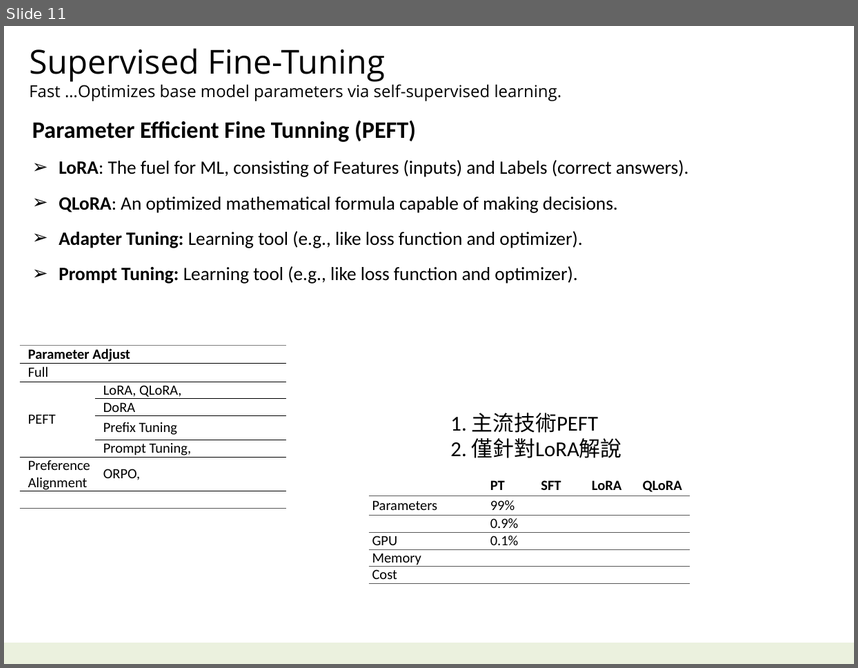
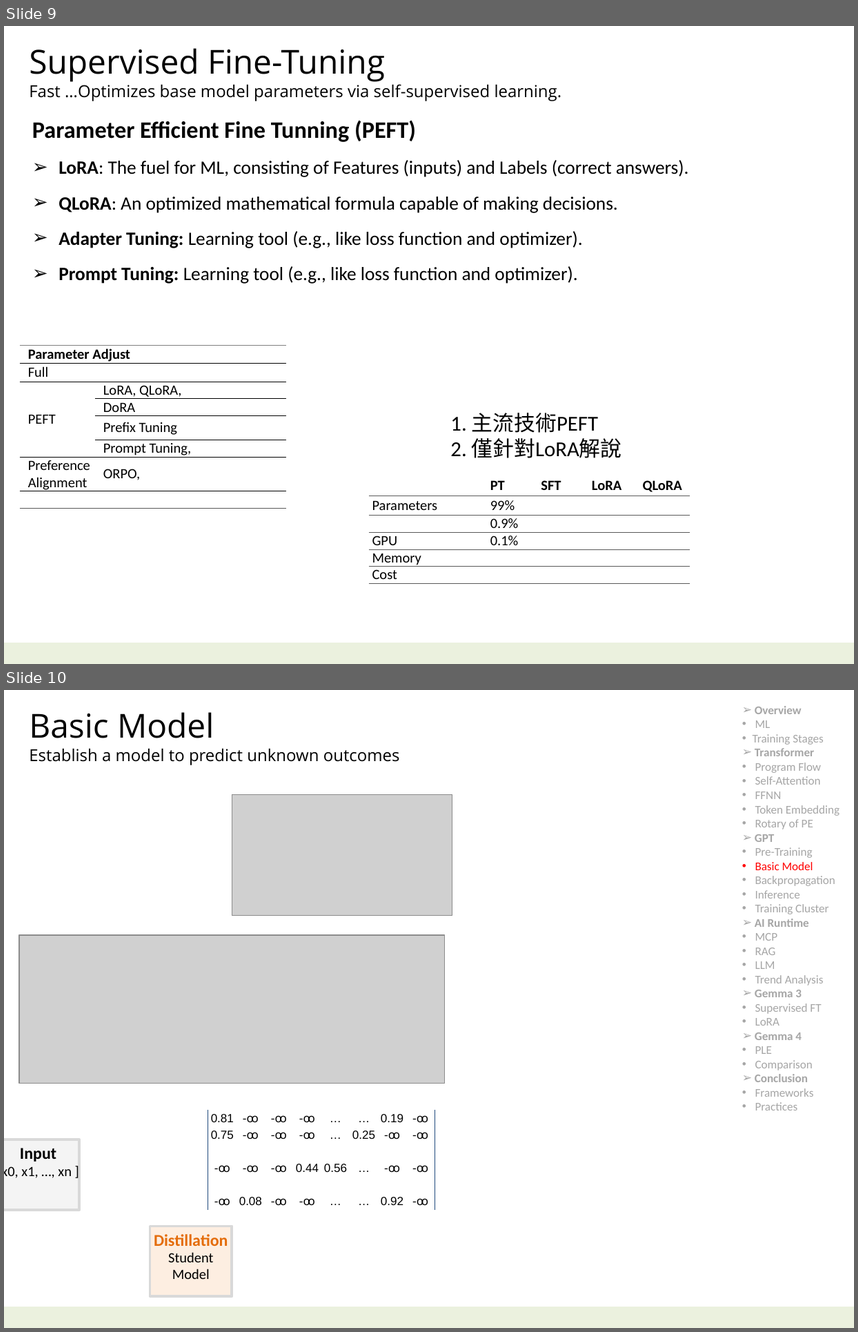
Before and after one commit to navibator/crazy-ai, a slide deck: ai-gemma.pptx. Shown one above the other, each under a label of ours: slide 11 before the commit, slides 9 and 10 after it. The pictures are 858x668 and 858x1332 pixels, drawn with LibreOffice and Linux fonts; fonts in the diff are those of the drawing; grey boxes stand for pictures. Boxes give left, top, right and bottom in pixels: in the first picture for what was removed or moved away, otherwise in the second. Text is boxed around its words. In the diff, an @@ line names an element or a change of style, - is before the commit and + after.

```diff
--- a/ai-gemma.pptx
+++ b/ai-gemma.pptx
@@ slide 10 added at (x1=4, y1=690, x2=854, y2=1328), background #FFFFFF; not listed: 1 template element that a slide beside it also shows @@
@@ text added at (x1=753, y1=706, x2=840, y2=1110), 10 pt, text #A6A6A6 @@
+➢ Overview
+      • ML
+    • Training Stages
+➢ Transformer
+    • Program Flow
+    • Self-Attention
+    • FFNN
+    • Token Embedding
+    • Rotary of PE
+➢ GPT
+    • Pre-Training
+    • Basic Model
+    • Backpropagation
+    • Inference
+    • Training Cluster
+➢ AI Runtime
+    • MCP
+    • RAG
+    • LLM
+    • Trend Analysis
+➢ Gemma 3
+    • Supervised FT
+    • LoRA
+➢ Gemma 4
+    • PLE
+    • Comparison
+➢ Conclusion
+    • Frameworks
+    • Practices
@@ text added at (x1=29, y1=712, x2=400, y2=765), 14 pt, text #000000 @@
+Basic Model
+Establish a model to predict unknown outcomes
@@ picture added at (x1=232, y1=795, x2=452, y2=915) @@
@@ picture added at (x1=19, y1=935, x2=445, y2=1083) @@
@@ table added at (x1=208, y1=1110, x2=432, y2=1210), 6 rows, 8 columns @@
+0.81 | -ꚙ | -ꚙ | -ꚙ | … | … | 0.19 | -ꚙ
+0.75 | -ꚙ | -ꚙ | -ꚙ | … | 0.25 | -ꚙ | -ꚙ
+ |  |  |  |  |  |  | 
+-ꚙ | -ꚙ | -ꚙ | 0.44 | 0.56 | … | -ꚙ | -ꚙ
+ |  |  |  |  |  |  | 
+-ꚙ | 0.08 | -ꚙ | -ꚙ | … | … | 0.92 | -ꚙ
@@ rectangle added at (x1=4, y1=1138, x2=79, y2=1210), fill #F2F2F2 at 80% opacity, outline #D9D9D9 2 pt, 12 pt, text #000000 @@
+Input
+[x0, x1, …, xn ]
@@ rectangle added at (x1=150, y1=1225, x2=232, y2=1296), fill #FDEADA at 80% opacity, outline #D9D9D9 2 pt, 14 pt, text #E46C0A, bold @@
+Distillation
+Student
+Model
@@ what was slide 11 is now slide 9 @@
```
Also in this commit, not shown: 4 slides changed, 1 other slide added, 3 slides removed, 1 other file.
